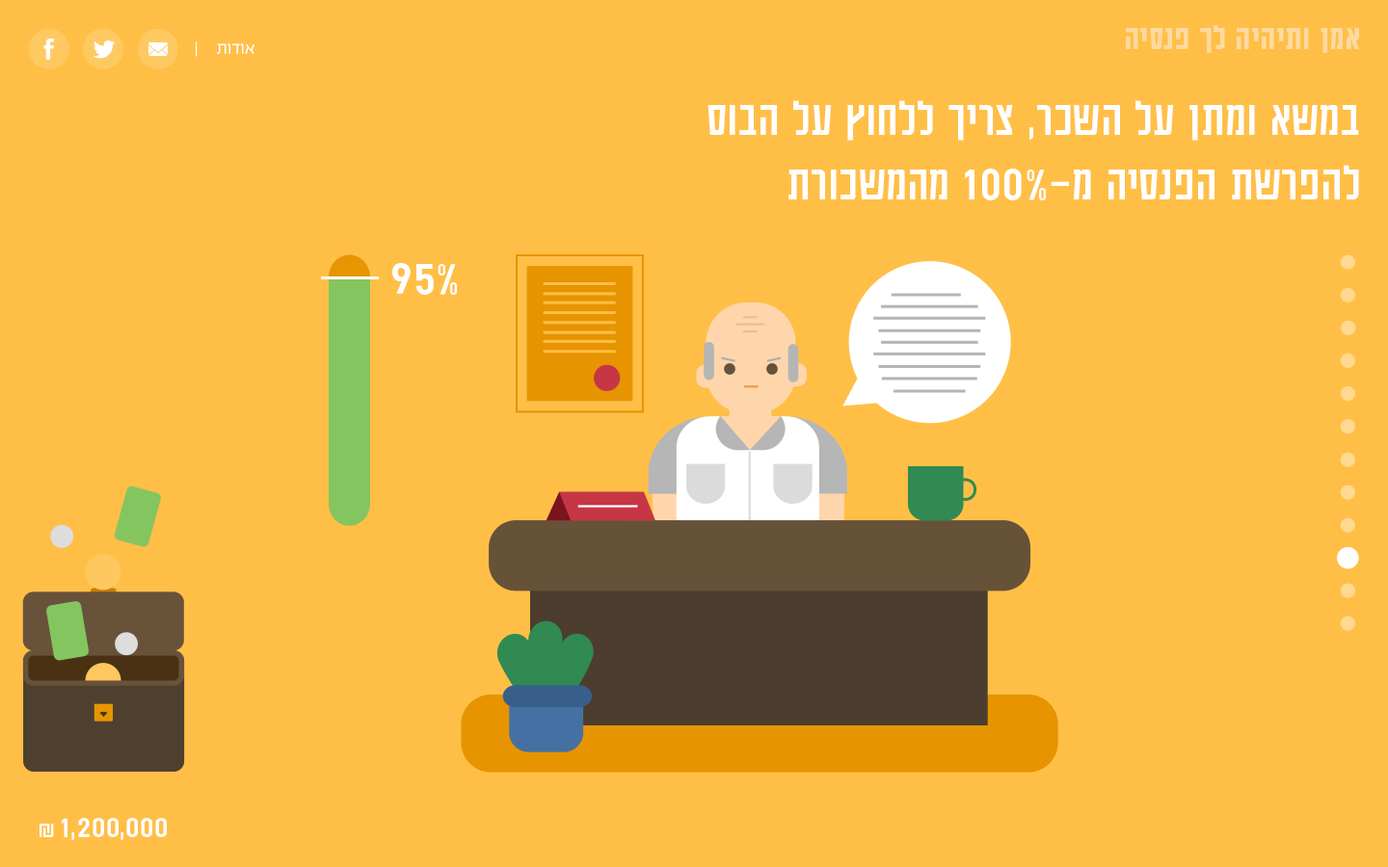
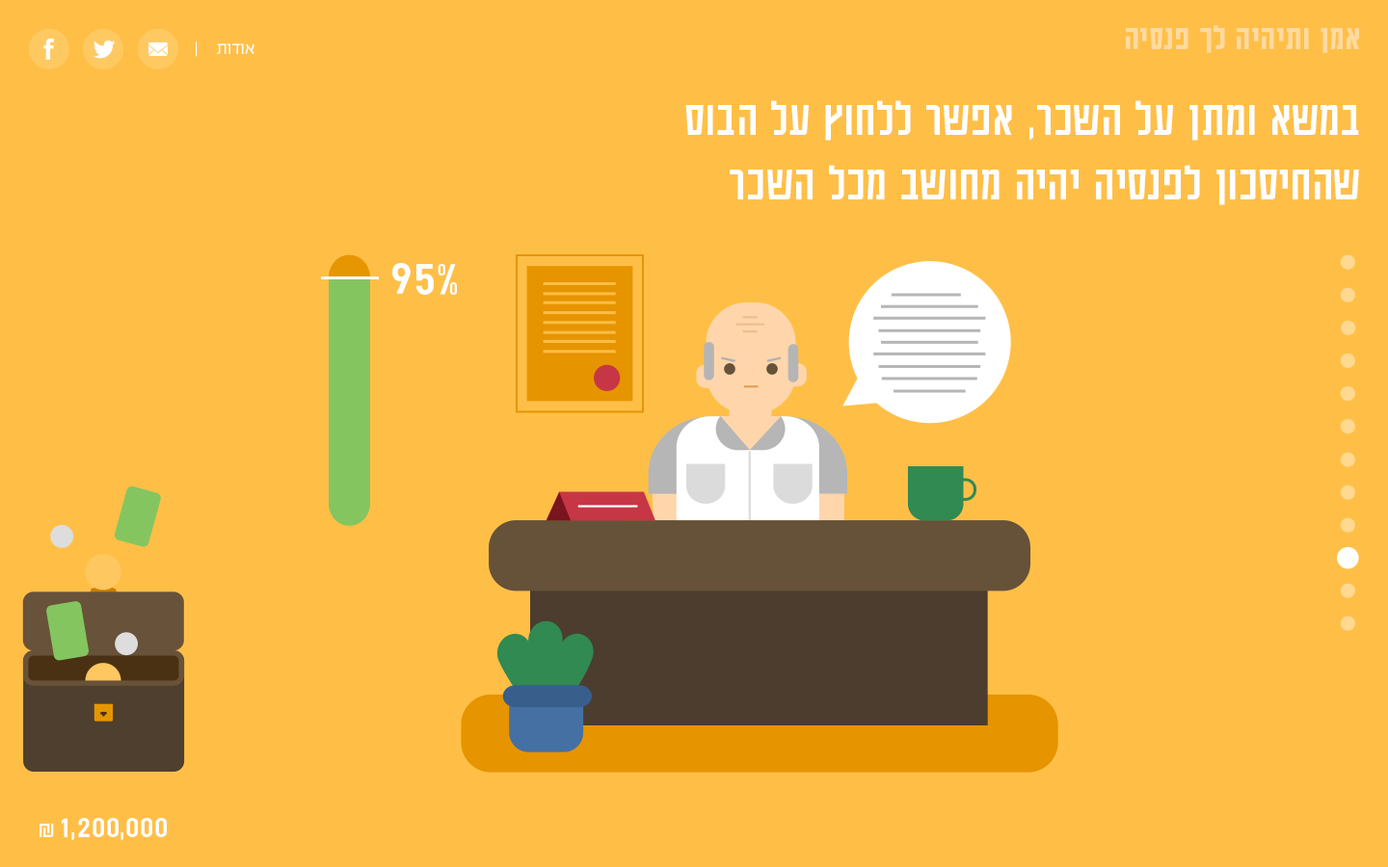
Comparing the layer stacks of the two 1388 x 867 images. Changes:
renamed "???? ???? ?? ????, ???? ????? ?? ???? ?????? ?????? ?-100% ????????" to ",", painted on it over [left=685, top=100, right=1359, bottom=206]
